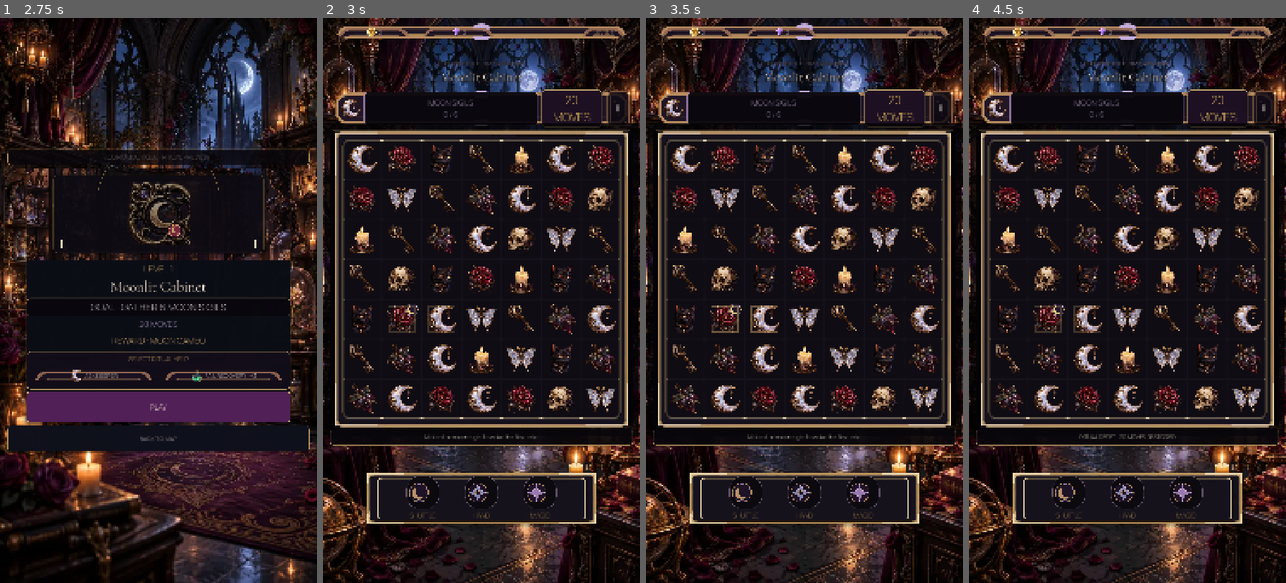
Above: before the commit, frames 1-4 (left to right).
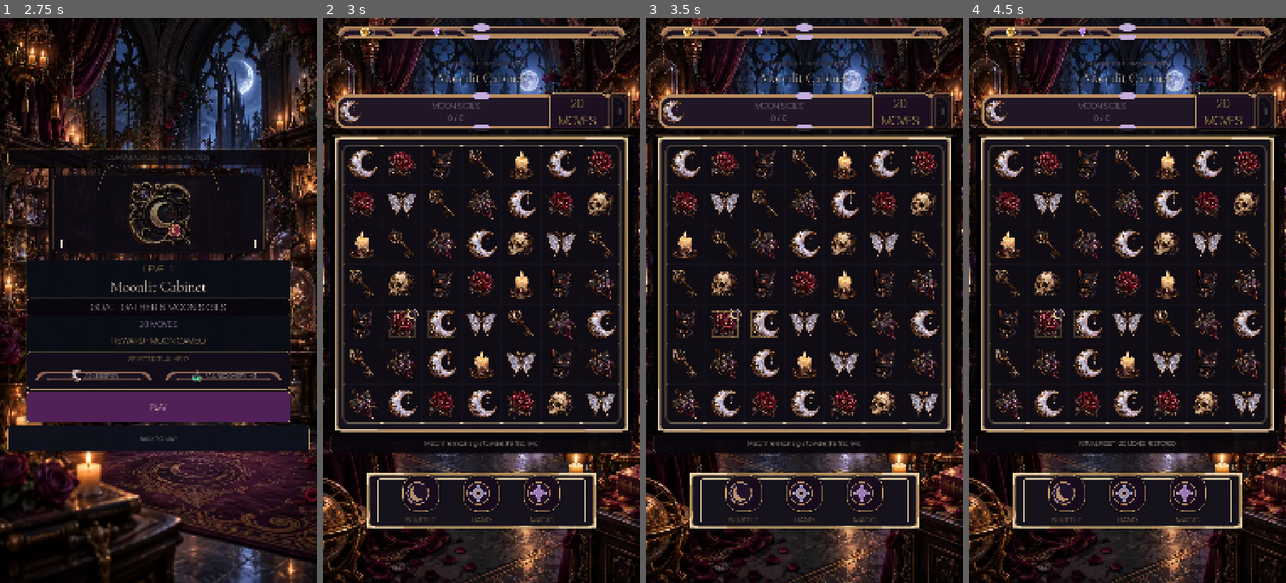
Above: after the commit, the same moments.

Repository: Jay-prodesign/akilta-match3
Game: Godot game, scene res://src/app/app_bootstrap.tscn
The game is run twice, just before and just after one commit, with the same random seed, the same clock (stepped at 60 frames per second) and the same inputs.
Inputs:
- Up to frame 1 (2.75 s): click "ENTER THE HOUSE" at 0.5 s; click "PLAY LEVEL 1" at 1.25 s; click "1" at 2 s
- Up to frame 2 (3 s): click "PLAY" at 2.75 s
- Up to frame 3 (3.5 s): no input
- Up to frame 4 (4.5 s): click "Ⅱ" at 3.5 s; click "RESTART LEVEL" at 4.25 s

Frame 1 is identical in both runs. In frame 2, 22% of the frame differs, in the area x 0-100%, y 1-91%; in frame 3, 22%; in frame 4, 22%.

Commit message:
Unify gameplay HUD presentation

Diff:
--- a/src/ui/gameplay/gameplay_screen.tscn
+++ b/src/ui/gameplay/gameplay_screen.tscn
@@ -166,7 +166,7 @@
 content_margin_bottom = 8.0
 
 [sub_resource type="StyleBoxFlat" id="MovesBlockStyle"]
-bg_color = Color(0.12, 0.064, 0.139, 0.985)
+bg_color = Color(0.12, 0.064, 0.139, 0.90)
 border_width_left = 2
 border_width_top = 2
 border_width_right = 2
@@ -198,16 +198,18 @@
 shadow_size = 16
 
 [sub_resource type="StyleBoxFlat" id="BoosterSealedStyle"]
-bg_color = Color(0.045, 0.034, 0.055, 0.9)
-border_width_left = 1
-border_width_top = 1
-border_width_right = 1
-border_width_bottom = 1
-border_color = Color(0.53, 0.44, 0.55, 0.34)
+bg_color = Color(0.09, 0.045, 0.11, 0.94)
+border_width_left = 2
+border_width_top = 2
+border_width_right = 2
+border_width_bottom = 2
+border_color = Color(0.84, 0.68, 0.44, 0.62)
 corner_radius_top_left = 44
 corner_radius_top_right = 44
 corner_radius_bottom_right = 44
 corner_radius_bottom_left = 44
+shadow_color = Color(0, 0, 0, 0.42)
+shadow_size = 8
 
 
 [sub_resource type="StyleBoxFlat" id="ResultObjectivePlate"]
@@ -303,7 +305,7 @@
 alignment = 0
 
 [node name="CoinChip" type="PanelContainer" parent="ResourceBar/Resources"]
-custom_minimum_size = Vector2(280, 64)
+custom_minimum_size = Vector2(236, 64)
 layout_mode = 2
 size_flags_horizontal = 0
 theme_override_styles/panel = SubResource("ResourceChipStyle")
@@ -323,11 +325,11 @@
 [node name="CoinResource" type="Label" parent="ResourceBar/Resources/CoinChip/Content"]
 layout_mode = 2
 theme_override_colors/font_color = Color(0.96, 0.9, 0.83, 1)
-theme_override_font_sizes/font_size = 20
+theme_override_font_sizes/font_size = 24
 text = "0"
 
 [node name="GemChip" type="PanelContainer" parent="ResourceBar/Resources"]
-custom_minimum_size = Vector2(280, 64)
+custom_minimum_size = Vector2(236, 64)
 layout_mode = 2
 size_flags_horizontal = 0
 theme_override_styles/panel = SubResource("ResourceChipStyle")
@@ -347,7 +349,7 @@
 [node name="GemResource" type="Label" parent="ResourceBar/Resources/GemChip/Content"]
 layout_mode = 2
 theme_override_colors/font_color = Color(0.96, 0.9, 0.83, 1)
-theme_override_font_sizes/font_size = 20
+theme_override_font_sizes/font_size = 24
 text = "0"
 
 [node name="ResourceSpacer" type="Control" parent="ResourceBar/Resources"]
@@ -356,7 +358,7 @@
 mouse_filter = 2
 
 [node name="LevelBadgePlate" type="PanelContainer" parent="ResourceBar/Resources"]
-custom_minimum_size = Vector2(184, 64)
+custom_minimum_size = Vector2(168, 64)
 layout_mode = 2
 size_flags_horizontal = 0
 theme_override_styles/panel = SubResource("ResourceChipStyle")
@@ -364,7 +366,7 @@
 [node name="LevelBadge" type="Label" parent="ResourceBar/Resources/LevelBadgePlate"]
 layout_mode = 2
 theme_override_colors/font_color = Color(0.831, 0.678, 0.439, 1)
-theme_override_font_sizes/font_size = 20
+theme_override_font_sizes/font_size = 22
 text = "LEVEL 1"
 horizontal_alignment = 1
 vertical_alignment = 1
@@ -396,58 +398,57 @@
 theme_override_colors/font_color = Color(0.975, 0.91, 0.79, 1)
 theme_override_colors/font_outline_color = Color(0.035, 0.025, 0.045, 0.95)
 theme_override_constants/outline_size = 6
-theme_override_font_sizes/font_size = 42
+theme_override_font_sizes/font_size = 46
 text = "Moonlit Cabinet"
 horizontal_alignment = 1
 
 [node name="HUDPlate" type="PanelContainer" parent="Layout"]
-custom_minimum_size = Vector2(0, 144)
+custom_minimum_size = Vector2(0, 156)
 layout_mode = 2
 theme_override_styles/panel = SubResource("GameplayHUDPlate")
 
 [node name="HUD" type="HBoxContainer" parent="Layout/HUDPlate"]
 layout_mode = 2
-theme_override_constants/separation = 12
+theme_override_constants/separation = 8
 
 
 [node name="LeftInset" type="Control" parent="Layout/HUDPlate/HUD"]
-custom_minimum_size = Vector2(14, 0)
+custom_minimum_size = Vector2(8, 0)
 layout_mode = 2
 
 [node name="ObjectiveIcon" type="TextureRect" parent="Layout/HUDPlate/HUD"]
-custom_minimum_size = Vector2(72, 72)
+custom_minimum_size = Vector2(88, 88)
 layout_mode = 2
 mouse_filter = 2
 expand_mode = 1
 stretch_mode = 5
 
 [node name="Objective" type="Label" parent="Layout/HUDPlate/HUD"]
-custom_minimum_size = Vector2(0, 112)
+custom_minimum_size = Vector2(0, 120)
 layout_mode = 2
 size_flags_horizontal = 3
 theme_override_colors/font_color = Color(0.86, 0.77, 0.93, 1)
 theme_override_colors/font_outline_color = Color(0.03, 0.02, 0.04, 0.92)
 theme_override_constants/outline_size = 4
-theme_override_font_sizes/font_size = 26
-theme_override_styles/normal = SubResource("ObjectiveBlockStyle")
-text = "MOON SIGILS\n0 / 6"
+theme_override_font_sizes/font_size = 28
+text = "TARGET\nMOON SIGILS · 0 / 6"
 horizontal_alignment = 1
 vertical_alignment = 1
 
 [node name="Moves" type="Label" parent="Layout/HUDPlate/HUD"]
-custom_minimum_size = Vector2(206, 112)
+custom_minimum_size = Vector2(188, 120)
 layout_mode = 2
 theme_override_colors/font_color = Color(0.94, 0.80, 0.52, 1)
 theme_override_colors/font_outline_color = Color(0.03, 0.02, 0.04, 0.94)
 theme_override_constants/outline_size = 4
-theme_override_font_sizes/font_size = 40
+theme_override_font_sizes/font_size = 44
 theme_override_styles/normal = SubResource("MovesBlockStyle")
 text = "20\nMOVES"
 horizontal_alignment = 1
 vertical_alignment = 1
 
 [node name="Pause" type="Button" parent="Layout/HUDPlate/HUD"]
-custom_minimum_size = Vector2(88, 88)
+custom_minimum_size = Vector2(82, 82)
 layout_mode = 2
 theme_override_colors/font_color = Color(0.945, 0.91, 0.866, 1)
 theme_override_font_sizes/font_size = 30
@@ -481,12 +482,12 @@
 theme_override_styles/panel = SubResource("BoardFrameStyle")
 
 [node name="Hint" type="Label" parent="Layout"]
-custom_minimum_size = Vector2(0, 56)
-layout_mode = 2
-theme_override_colors/font_color = Color(0.945, 0.91, 0.866, 1)
+custom_minimum_size = Vector2(0, 64)
+layout_mode = 2
+theme_override_colors/font_color = Color(0.965, 0.89, 0.72, 1)
 theme_override_colors/font_outline_color = Color(0.02, 0.015, 0.025, 0.98)
 theme_override_constants/outline_size = 4
-theme_override_font_sizes/font_size = 18
+theme_override_font_sizes/font_size = 22
 theme_override_styles/normal = SubResource("HintBand")
 text = "Slide the moon sigil right. Wake the cabinet in one luminous move."
 horizontal_alignment = 1
@@ -531,7 +532,7 @@
 anchor_right = 0.88
 anchor_bottom = 0.795
 offset_top = 0.0
-offset_bottom = 214.0
+offset_bottom = 228.0
 grow_horizontal = 2
 z_index = 18
 theme_override_styles/panel = SubResource("BoosterTrayStyle")
@@ -575,14 +576,14 @@
 vertical_alignment = 1
 
 [node name="SealedSlotA" type="VBoxContainer" parent="BoosterTray/BoosterActions"]
-custom_minimum_size = Vector2(164, 160)
+custom_minimum_size = Vector2(170, 176)
 layout_mode = 2
 size_flags_vertical = 4
-theme_override_constants/separation = 4
+theme_override_constants/separation = 6
 alignment = 1
 
 [node name="SealedBoostA" type="Button" parent="BoosterTray/BoosterActions/SealedSlotA"]
-custom_minimum_size = Vector2(112, 112)
+custom_minimum_size = Vector2(124, 124)
 layout_mode = 2
 size_flags_horizontal = 4
 disabled = true
@@ -593,29 +594,29 @@
 theme_override_styles/disabled = SubResource("BoosterSealedStyle")
 text = "SHUFFLE"
 expand_icon = true
-theme_override_constants/icon_max_width = 84
+theme_override_constants/icon_max_width = 98
 tooltip_text = "Shuffle booster · sealed until its gameplay entitlement is implemented"
 
 [node name="Label" type="Label" parent="BoosterTray/BoosterActions/SealedSlotA"]
-custom_minimum_size = Vector2(0, 36)
+custom_minimum_size = Vector2(0, 44)
 layout_mode = 2
 theme_override_colors/font_color = Color(0.94, 0.80, 0.52, 1)
 theme_override_colors/font_outline_color = Color(0.02, 0.014, 0.028, 0.96)
-theme_override_constants/outline_size = 3
-theme_override_font_sizes/font_size = 22
+theme_override_constants/outline_size = 4
+theme_override_font_sizes/font_size = 26
 text = "SHUFFLE"
 horizontal_alignment = 1
 vertical_alignment = 1
 
 [node name="SealedSlotB" type="VBoxContainer" parent="BoosterTray/BoosterActions"]
-custom_minimum_size = Vector2(164, 160)
+custom_minimum_size = Vector2(170, 176)
 layout_mode = 2
 size_flags_vertical = 4
-theme_override_constants/separation = 4
+theme_override_constants/separation = 6
 alignment = 1
 
 [node name="SealedBoostB" type="Button" parent="BoosterTray/BoosterActions/SealedSlotB"]
-custom_minimum_size = Vector2(112, 112)
+custom_minimum_size = Vector2(124, 124)
 layout_mode = 2
 size_flags_horizontal = 4
 disabled = true
@@ -626,29 +627,29 @@
 theme_override_styles/disabled = SubResource("BoosterSealedStyle")
 text = "HAND"
 expand_icon = true
-theme_override_constants/icon_max_width = 84
+theme_override_constants/icon_max_width = 98
 tooltip_text = "Hand booster · sealed until its gameplay entitlement is implemented"
 
 [node name="Label" type="Label" parent="BoosterTray/BoosterActions/SealedSlotB"]
-custom_minimum_size = Vector2(0, 36)
+custom_minimum_size = Vector2(0, 44)
 layout_mode = 2
 theme_override_colors/font_color = Color(0.94, 0.80, 0.52, 1)
 theme_override_colors/font_outline_color = Color(0.02, 0.014, 0.028, 0.96)
-theme_override_constants/outline_size = 3
-theme_override_font_sizes/font_size = 22
+theme_override_constants/outline_size = 4
+theme_override_font_sizes/font_size = 26
 text = "HAND"
 horizontal_alignment = 1
 vertical_alignment = 1
 
 [node name="SealedSlotC" type="VBoxContainer" parent="BoosterTray/BoosterActions"]
-custom_minimum_size = Vector2(164, 160)
+custom_minimum_size = Vector2(170, 176)
 layout_mode = 2
 size_flags_vertical = 4
-theme_override_constants/separation = 4
+theme_override_constants/separation = 6
 alignment = 1
 
 [node name="SealedBoostC" type="Button" parent="BoosterTray/BoosterActions/SealedSlotC"]
-custom_minimum_size = Vector2(112, 112)
+custom_minimum_size = Vector2(124, 124)
 layout_mode = 2
 size_flags_horizontal = 4
 disabled = true
@@ -659,16 +660,16 @@
 theme_override_styles/disabled = SubResource("BoosterSealedStyle")
 text = "MAGIC"
 expand_icon = true
-theme_override_constants/icon_max_width = 84
+theme_override_constants/icon_max_width = 98
 tooltip_text = "Magic booster · sealed until its gameplay entitlement is implemented"
 
 [node name="Label" type="Label" parent="BoosterTray/BoosterActions/SealedSlotC"]
-custom_minimum_size = Vector2(0, 36)
+custom_minimum_size = Vector2(0, 44)
 layout_mode = 2
 theme_override_colors/font_color = Color(0.94, 0.80, 0.52, 1)
 theme_override_colors/font_outline_color = Color(0.02, 0.014, 0.028, 0.96)
-theme_override_constants/outline_size = 3
-theme_override_font_sizes/font_size = 22
+theme_override_constants/outline_size = 4
+theme_override_font_sizes/font_size = 26
 text = "MAGIC"
 horizontal_alignment = 1
 vertical_alignment = 1
